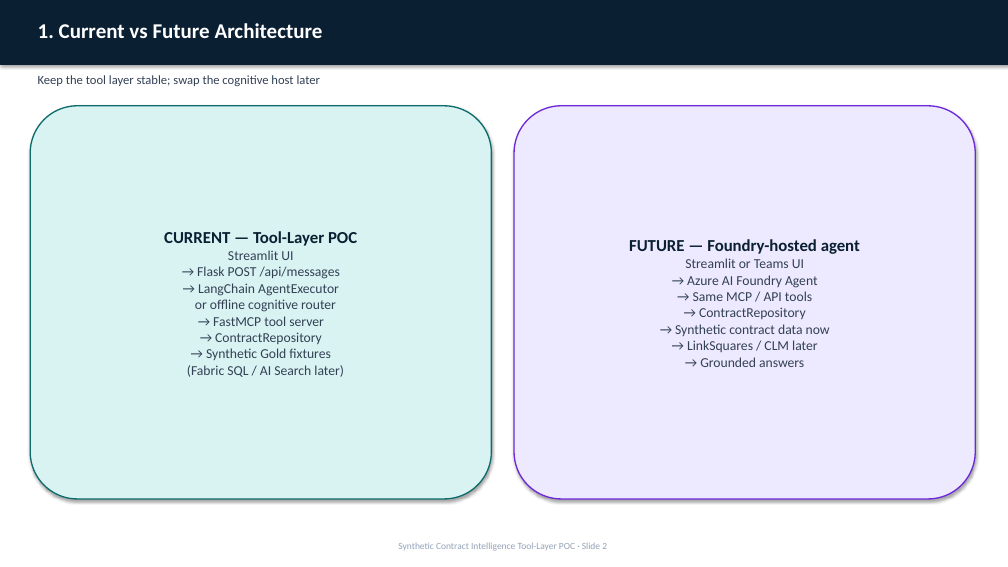
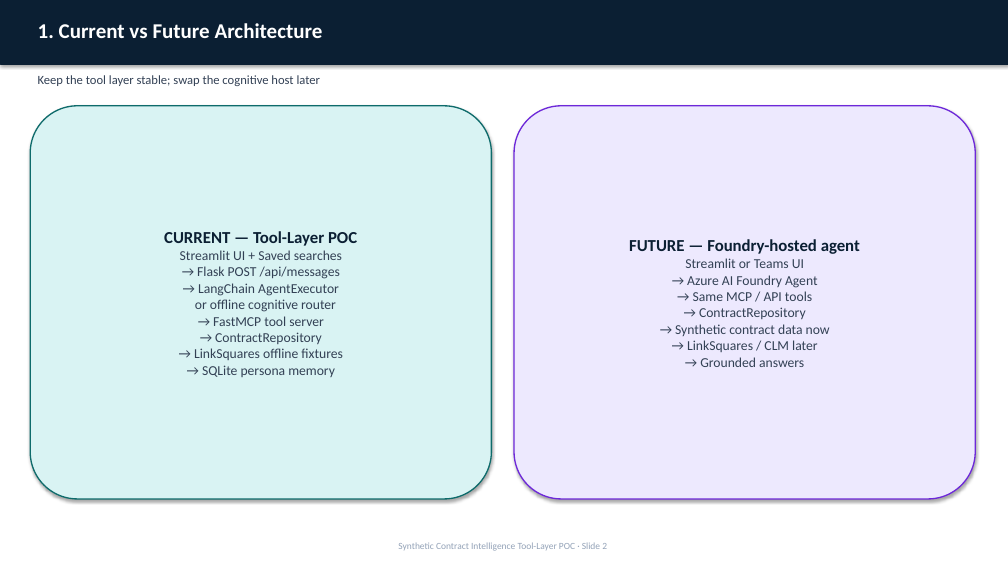
Before and after one commit to booshank/VALAgent, a slide deck: slide 2 of docs/VAL_CoPilot_Architecture_and_Process_Flow.pptx. Drawn at 1008x567 pixels with LibreOffice and Linux fonts; fonts in the diff are those of the drawing. Boxes give left, top, right and bottom in pixels: in the first picture for what was removed or moved away, otherwise in the second. Text is boxed around its words. In the diff, an @@ line names an element or a change of style, - is before the commit and + after.

```diff
--- a/docs/VAL_CoPilot_Architecture_and_Process_Flow.pptx
+++ b/docs/VAL_CoPilot_Architecture_and_Process_Flow.pptx
@@ text in rounded rectangle at box(180, 250, 343, 377): text changed @@
-Streamlit UI
-→ Flask POST /api/messages
-→ LangChain AgentExecutor
-or offline cognitive router
-→ FastMCP tool server
-→ ContractRepository
-→ Synthetic Gold fixtures
-(Fabric SQL / AI Search later)
+Streamlit UI + Saved searches
+→ Flask POST /api/messages
+→ LangChain AgentExecutor
+or offline cognitive router
+→ FastMCP tool server
+→ ContractRepository
+→ LinkSquares offline fixtures
+→ SQLite persona memory
```
Also in this commit, not shown: 9 other slides changed, 1 slide added, 6 other files.
